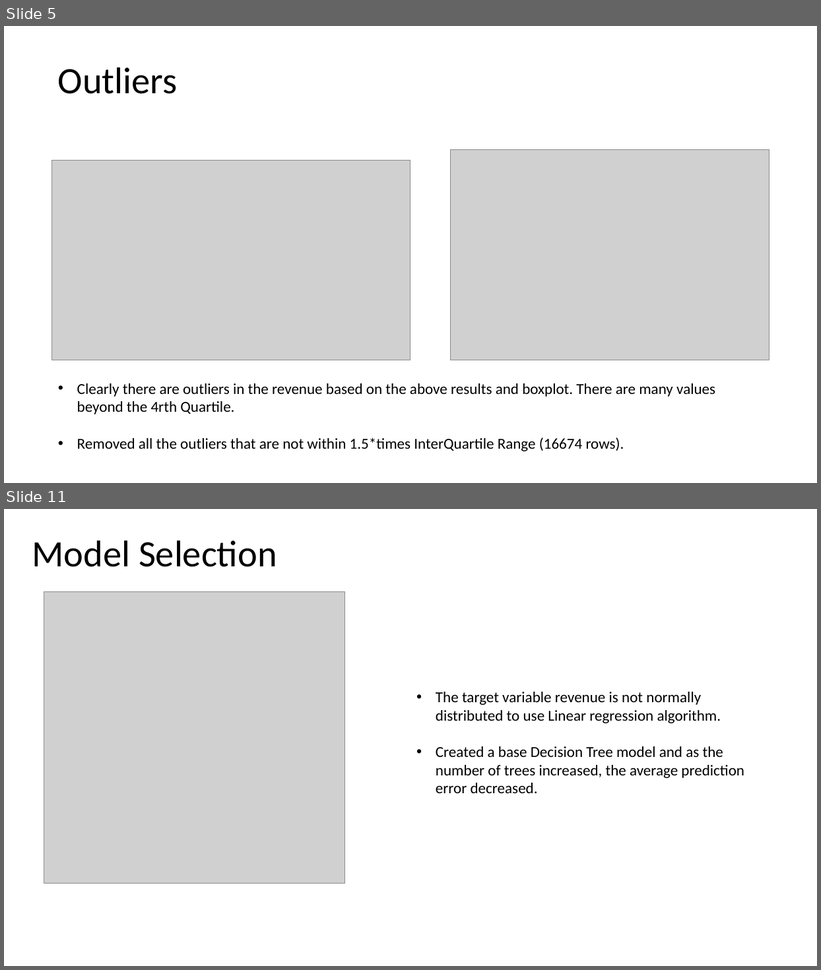
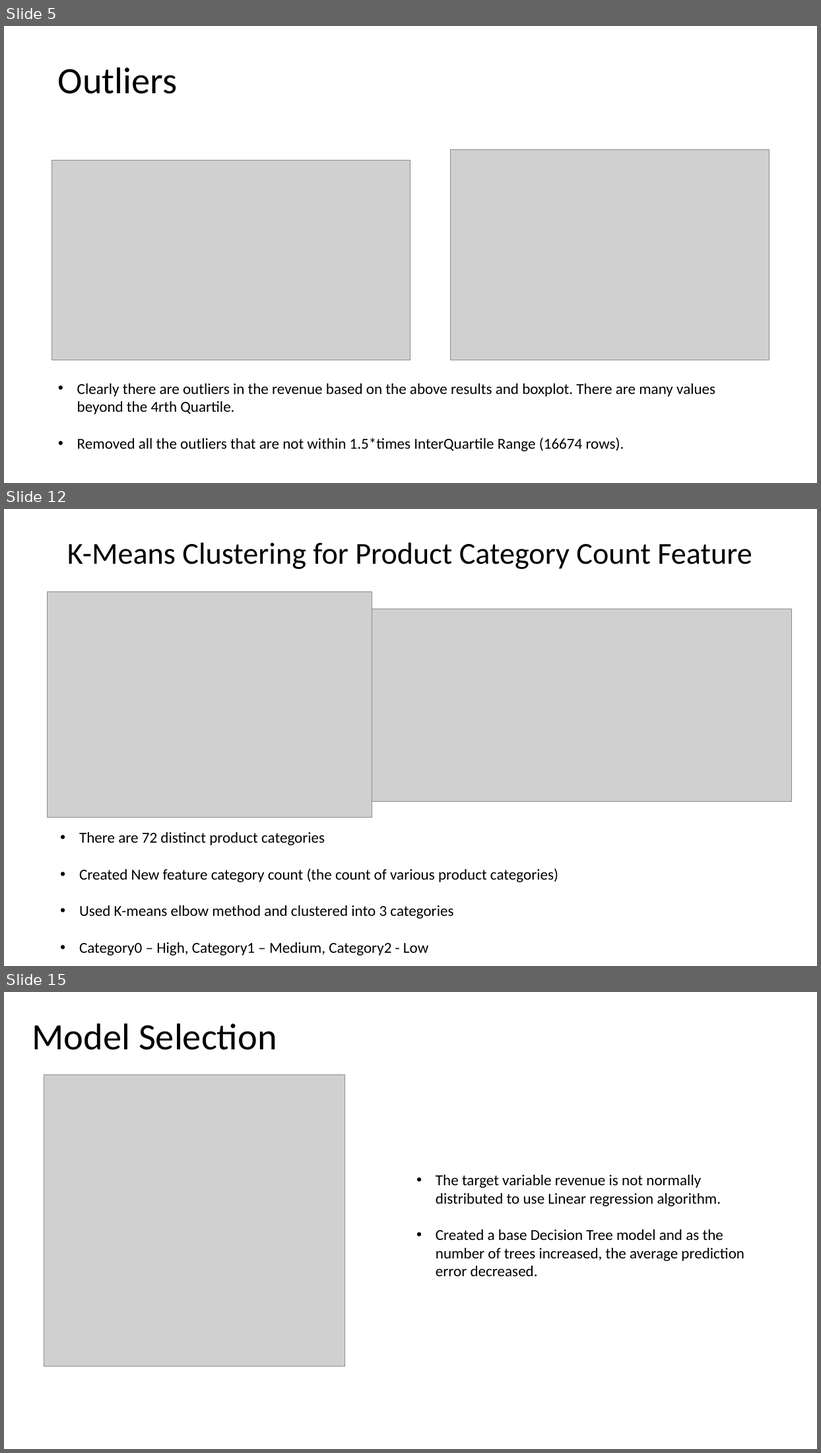
Before and after one commit to saigurram/Customer-Lifetime-Value-Prediction, a slide deck: Customer_Lifetimevalue_Prediction.pptx. Shown one above the other, each under a label of ours: slides 5 and 11 before the commit, slides 5, 12 and 15 after it; the slides between them are not shown. The pictures are 821x970 and 821x1453 pixels, drawn with LibreOffice and Linux fonts; fonts in the diff are those of the drawing; grey boxes stand for pictures. Boxes give left, top, right and bottom in pixels: in the first picture for what was removed or moved away, otherwise in the second. Text is boxed around its words. In the diff, an @@ line names an element or a change of style, - is before the commit and + after.

```diff
--- a/Customer_Lifetimevalue_Prediction.pptx
+++ b/Customer_Lifetimevalue_Prediction.pptx
@@ slide 12 added at <box>4,509,817,966</box>, background #FFFFFF @@
@@ text added at <box>67,543,752,569</box>, 36 pt, text #000000 @@
+K-Means Clustering for Product Category Count Feature
@@ picture added at <box>48,591,372,818</box> @@
@@ picture added at <box>372,609,791,802</box> @@
@@ text added at <box>79,832,558,956</box>, 18 pt, text #000000 @@
+• There are 72 distinct product categories
+• Created New feature category count (the count of various product categories)
+• Used K-means elbow method and clustered into 3 categories
+• Category0 – High, Category1 – Medium, Category2 - Low
@@ what was slide 11 is now slide 15 @@
```
Also in this commit, not shown: 10 slides changed, 3 other slides added, 2 slides removed.
